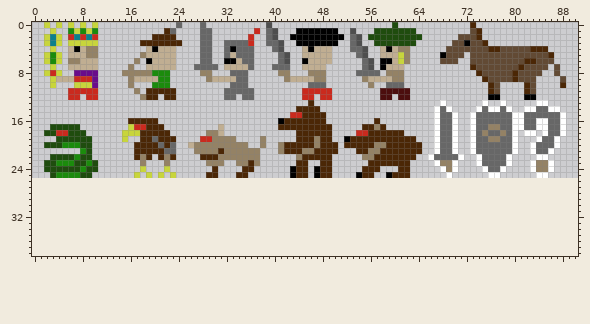
Two versions of one sprite sheet, public/s.png. Above, as it was before the edit.
The file is 91x26 pixels. The old version is drawn lined up with the new one, on the new canvas.
And afterwards:
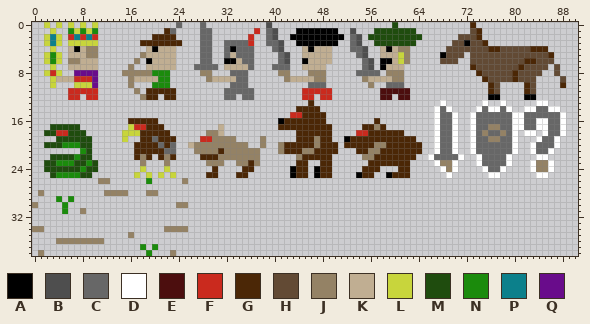
Palette (. is transparent): A #000000  B #4e4e4e  C #676767  D #ffffff  E #4c0e0e  F #ca2a1e  G #4b2706  H #624a34  J #948265  K #c0ae92  L #c8d53c  M #1f4c0e  N #1b8b0c  P #0c808b  Q #690c8b
Changes in this commit:
canvas 91x26 -> 91x39
y 26: x 11..12 .. -> JJ; x 19 . -> N; x 25 . -> J
y 28: x 1 . -> J; x 12..15 .... -> JJJJ; x 19..20 .. -> JJ
y 29: x 4 . -> N; x 6 . -> N
y 30: x 0 . -> J; x 5 . -> N; x 24..25 .. -> JJ
y 31: x 5 . -> N; x 8 . -> J
y 34: x 0..1 .. -> JJ; x 22..25 .... -> JJJJ
y 35: x 16 . -> J
y 36: x 4..11 ........ -> JJJJJJJJ
y 37: x 18 . -> N; x 20 . -> N
y 38: x 1 . -> J; x 19 . -> N; x 23 . -> J
Boxes around the changes in both pictures, in picture pixels (x1, y1, x2, y2):
added: (32, 178, 188, 256)
